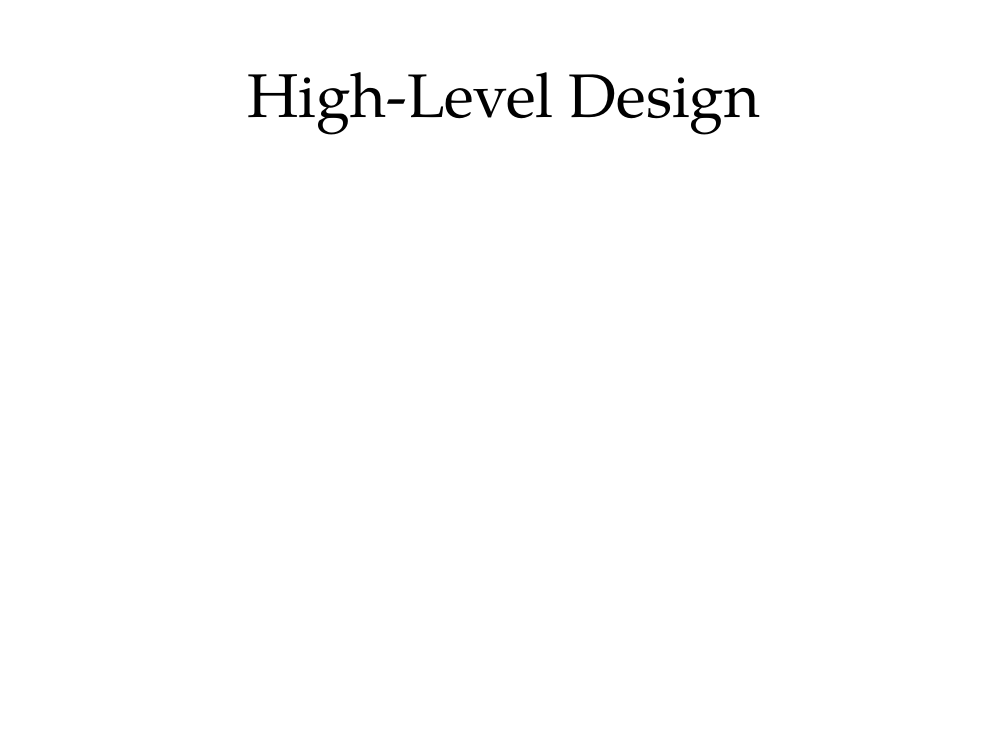
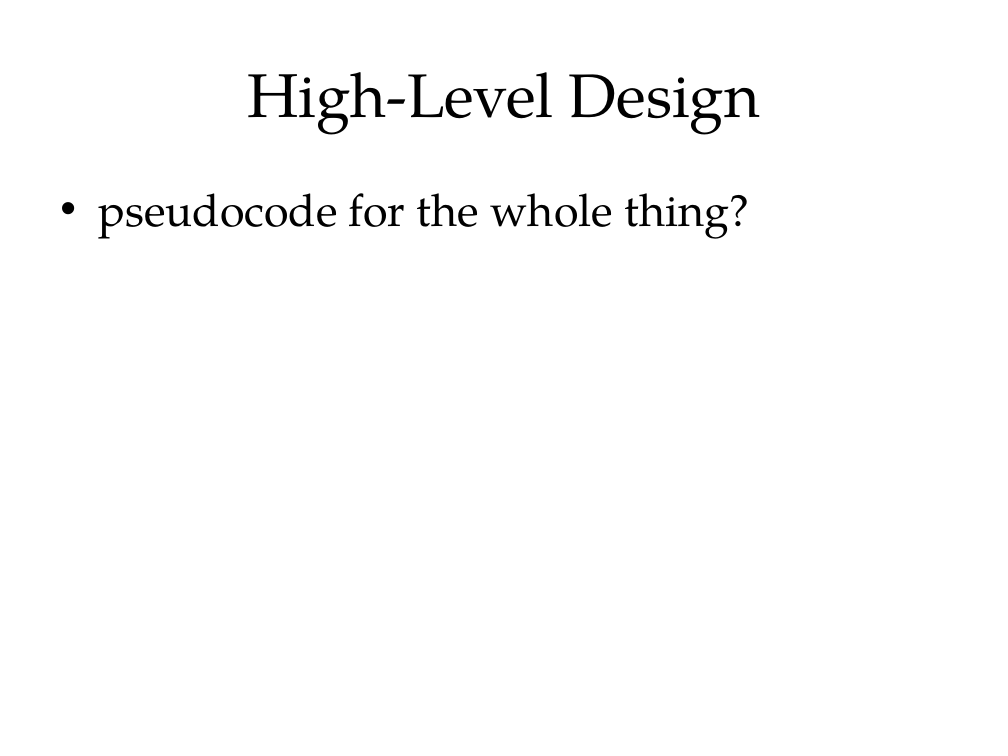
Before and after one commit to blinderm/game-of-life, a slide deck: slide 5 of presentation/CSC213_presentation.pptx (slide 3 before the commit). Drawn at 1008x756 pixels with LibreOffice and Linux fonts; fonts in the diff are those of the drawing. Boxes give left, top, right and bottom in pixels: in the first picture for what was removed or moved away, otherwise in the second. Text is boxed around its words. In the diff, an @@ line names an element or a change of style, - is before the commit and + after.

```diff
--- a/presentation/CSC213_presentation.pptx
+++ b/presentation/CSC213_presentation.pptx
@@ text added at (x1=98, y1=193, x2=749, y2=239), 32 pt, text #000000 @@
+• pseudocode for the whole thing?
```
Also in this commit, not shown: 5 other slides changed, 4 slides added, 1 slide removed, 6 other files.
